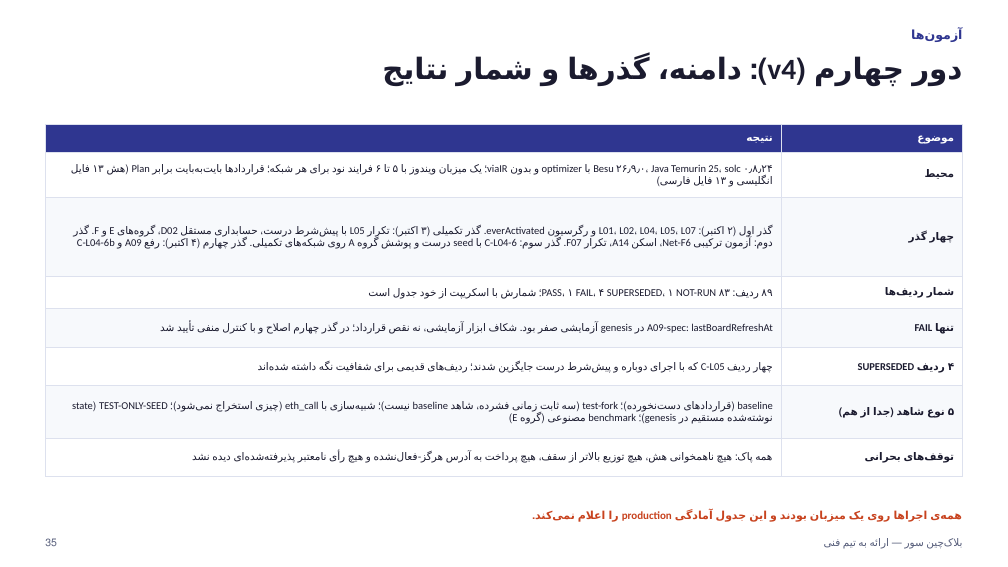
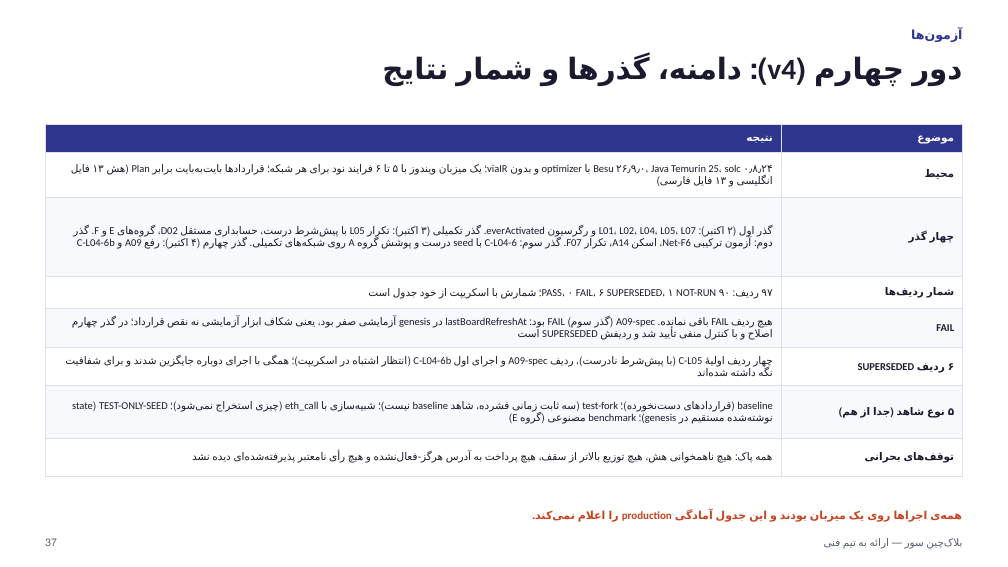
Before and after one commit to Sur-network/sur-new, a slide deck: slide 37 of presentations/Sur - Technical Team Presentation.pptx (slide 35 before the commit). Drawn at 1008x567 pixels with LibreOffice and Linux fonts; fonts in the diff are those of the drawing. Boxes give left, top, right and bottom in pixels: in the first picture for what was removed or moved away, otherwise in the second. Text is boxed around its words. In the diff, an @@ line names an element or a change of style, - is before the commit and + after.

```diff
--- a/presentations/Sur - Technical Team Presentation.pptx
+++ b/presentations/Sur - Technical Team Presentation.pptx
@@ table at (x1=45, y1=125, x2=963, y2=467) @@
-row 4, column 1: ۸۹ ردیف: ۸۳ PASS، ۱ FAIL، ۴ SUPERSEDED، ۱ NOT-RUN؛ شمارش با اسکریپت از خود جدول است
+row 4, column 1: ۹۷ ردیف: ۹۰ PASS، ۰ FAIL، ۶ SUPERSEDED، ۱ NOT-RUN؛ شمارش با اسکریپت از خود جدول است
-row 5, column 1: A09-spec: lastBoardRefreshAt در genesis آزمایشی صفر بود. شکاف ابزار آزمایشی، نه نقص قرارداد؛ در گذر چهارم اصلاح و با کنترل منفی تأیید شد
+row 5, column 1: هیچ ردیف FAIL باقی نمانده. A09-spec (گذر سوم) FAIL بود: lastBoardRefreshAt در genesis آزمایشی صفر بود، یعنی شکاف ابزار آزمایشی نه نقص قرارداد؛ در گذر چهارم اصلاح و با کنترل منفی تأیید شد و ردیفش SUPERSEDED است
-row 5, column 2: تنها FAIL
+row 5, column 2: FAIL
-row 6, column 1: چهار ردیف C-L05 که با اجرای دوباره و پیش‌شرط درست جایگزین شدند؛ ردیف‌های قدیمی برای شفافیت نگه داشته شده‌اند
+row 6, column 1: چهار ردیف اولیهٔ C-L05 (با پیش‌شرط نادرست)، ردیف A09-spec و اجرای اول C-L04-6b (انتظار اشتباه در اسکریپت)؛ همگی با اجرای دوباره جایگزین شدند و برای شفافیت نگه داشته شده‌اند
-row 6, column 2: ۴ ردیف SUPERSEDED
+row 6, column 2: ۶ ردیف SUPERSEDED
@@ text at (x1=45, y1=538, x2=57, y2=546): text changed @@
-35
+37
```
Also in this commit, not shown: 8 other slides changed, 2 slides added, 4 other files.
